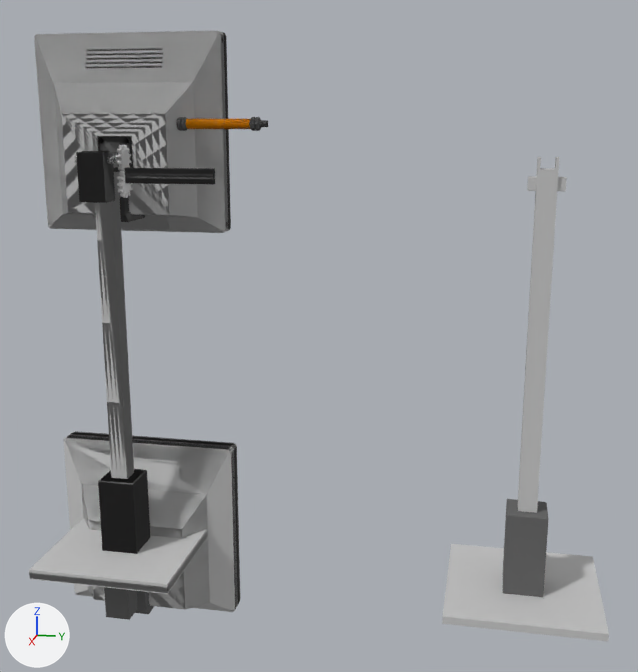
Two versions of the glTF model World/Panels/CRT/CRTPanelStand.glb, one commit apart.
Both versions are drawn from a camera (50 mm lens) standing at (8.14, 3.42, 4.14) and looking at (0.55, 1.9, 2.24). The lights are fixed; the arrows at lower left show +X, +Y and +Z. Where no turn or scale is listed for an object, it has been applied to the vertices.

The scene before the commit, as lines of its bpy script (objects in view):
```python
ob_bar_001 = bpy.data.objects.new('Bar.001', me_立方体_004)
ob_bar_001.location = (0.0, 0.0, 4.0)
ob_panel_001 = bpy.data.objects.new('Panel.001', me_cube_001)
ob_panel_001.location = (0.0, 0.0, 0.0)
ob_panel_003 = bpy.data.objects.new('Panel.003', me_cube_002)
ob_panel_003.location = (0.0, 0.0, 0.0)
ob_stand_001 = bpy.data.objects.new('Stand.001', me_立方体_002)
ob_stand_001.location = (0.0, 3.8, 0.0)
ob_stand_002 = bpy.data.objects.new('Stand.002', me_立方体_006)
ob_stand_002.location = (0.0, 0.0, 0.0)
ob_standconnector_001 = bpy.data.objects.new('StandConnector.001', me_cube_013)
ob_standconnector_001.location = (0.0, 0.0, 0.0)
ob_standconnector_003 = bpy.data.objects.new('StandConnector.003', me_cube_006)
ob_standconnector_003.location = (0.0, 0.0, 4.0)
ob_standhead_001 = bpy.data.objects.new('StandHead.001', me_立方体_009)
ob_standhead_001.location = (0.0, 0.0, 4.0)
ob_standhead_002 = bpy.data.objects.new('StandHead.002', me_立方体_007)
ob_standhead_002.location = (0.0, 0.0, 4.0)
# also in view: 'Stand' at (0.69, 0.0, 1.92); 'Panel.002' at (0.19, 0.0, 4.0)
```
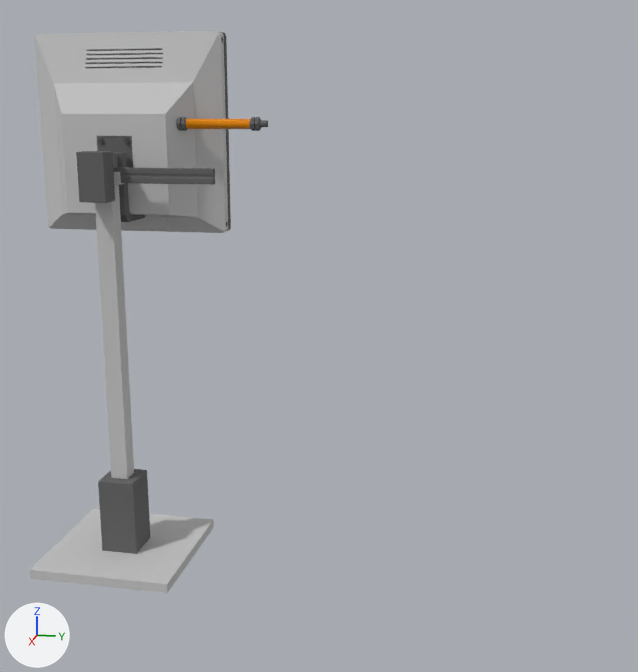
Where the change shows, as pixel boxes [x1, y1, x2, y2] in the pictures (638 x 672 px):
'Panel.002', deleted
    before: [34, 31, 231, 233]
'Stand.001', deleted
    before: [442, 157, 609, 641]
'Panel.001', deleted
    before: [64, 432, 240, 612]
'Stand.002', deleted
    before: [29, 153, 207, 594]
'Panel.003', deleted
    before: [64, 431, 240, 610]
'StandConnector.003', deleted
    before: [75, 136, 145, 222]
'Bar.001', deleted
    before: [114, 167, 215, 185]
'StandConnector.001', deleted
    before: [104, 587, 154, 620]
'Gear.002', deleted
    before: [114, 145, 131, 173]
'Gear.001', deleted
    before: [117, 171, 133, 198]
'柱体.001', deleted
    before: [75, 156, 116, 164]
'Panel', unchanged, uncovered by the edit
    after: [34, 31, 231, 233]
'Stand', unchanged, uncovered by the edit
    before: [29, 474, 207, 593]
    after: [29, 153, 214, 593]
'StandConnector', unchanged, uncovered by the edit
    before: [99, 137, 144, 222]
    after: [76, 136, 145, 222]

The change, as a diff of the scene's bpy script:
```diff
--- a/World/Panels/CRT/CRTPanelStand.glb.py
+++ b/World/Panels/CRT/CRTPanelStand.glb.py
@@ ob_panel_001 @@
-ob_panel_001 = bpy.data.objects.new('Panel.001', me_cube_001)
-ob_panel_001.location = (0.0, 0.0, 0.0)
@@ ob_standconnector_001 @@
-ob_standconnector_001 = bpy.data.objects.new('StandConnector.001', me_cube_013)
-ob_standconnector_001.location = (0.0, 0.0, 0.0)
@@ ob_stand_002 @@
-ob_stand_002 = bpy.data.objects.new('Stand.002', me_立方体_006)
-ob_stand_002.location = (0.0, 0.0, 0.0)
@@ ob_bar_001 @@
-ob_bar_001 = bpy.data.objects.new('Bar.001', me_立方体_004)
-ob_bar_001.location = (0.0, 0.0, 4.0)
@@ ob_standhead_002 @@
-ob_standhead_002 = bpy.data.objects.new('StandHead.002', me_立方体_007)
-ob_standhead_002.location = (0.0, 0.0, 4.0)
@@ ob_panel_003 @@
-ob_panel_003 = bpy.data.objects.new('Panel.003', me_cube_002)
-ob_panel_003.location = (0.0, 0.0, 0.0)
@@ ob_standconnector_003 @@
-ob_standconnector_003 = bpy.data.objects.new('StandConnector.003', me_cube_006)
-ob_standconnector_003.location = (0.0, 0.0, 4.0)
@@ ob_standhead_001 @@
-ob_standhead_001 = bpy.data.objects.new('StandHead.001', me_立方体_009)
-ob_standhead_001.location = (0.0, 0.0, 4.0)
@@ ob_stand_001 @@
-ob_stand_001 = bpy.data.objects.new('Stand.001', me_立方体_002)
-ob_stand_001.location = (0.0, 3.8, 0.0)
@@ ob_panel_002 @@
-ob_panel_002 = bpy.data.objects.new('Panel.002', me_cube_009)
-ob_panel_002.location = (0.0, 0.0, 4.0)
@@ ob_gear_001 @@
-ob_gear_001 = bpy.data.objects.new('Gear.001', me_gear_001)
-ob_gear_001.location = (0.69, 0.17, 3.58)
@@ ob_gear_002 @@
-ob_gear_002 = bpy.data.objects.new('Gear.002', me_gear_002)
-ob_gear_002.location = (0.69, 0.17, 3.8)
@@ ob_柱体 @@
-ob_柱体 = bpy.data.objects.new('柱体', me_柱体_006)
-ob_柱体.location = (0.69, 0.0, 3.8)
@@ ob_柱体_001 @@
-ob_柱体_001 = bpy.data.objects.new('柱体.001', me_柱体_007)
-ob_柱体_001.location = (0.89, 0.0, 3.8)
```
